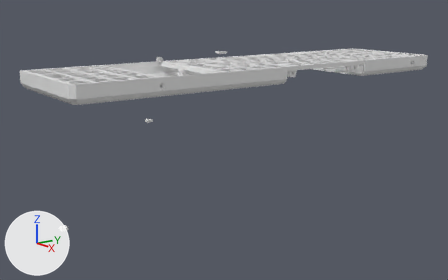
Renders of the Blender file fullsize/fullsize.blend from each side of a commit.
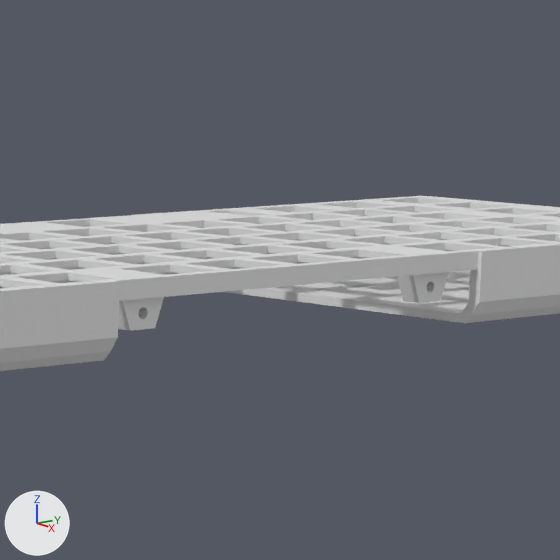
The first picture shows the older version from a camera (50 mm lens) standing at (449.0, -502.0, 76.0) and looking at (-74.0, -127.0, -70.0). The close-ups show both versions on the part from 58% to 85% of the width and 2% to 45% of the height of that picture; other places that the commit changed are outside them. Every picture has the same lights, and +X, +Y and +Z are marked at lower left.

Before the edit, the objects in view are built like this:
```python
me_plane = bpy.data.meshes.new('Plane')
me_plane.from_pydata(...)  # 749 vertices, 650 faces, 4 loose edges; spans x -102.7..10.2, y -161.3..-55.0, z -7.4..3.0
me_plane_016 = bpy.data.meshes.new('Plane.016')
me_plane_016.from_pydata(...)  # 432 vertices, 336 faces; spans x -75.6..39.3, y -326.8..-221.7, z -18.0..-2.0
me_plane_017 = bpy.data.meshes.new('Plane.017')
me_plane_017.from_pydata(...)  # 570 vertices, 442 faces; spans x -75.6..39.3, y -221.7..-116.7, z -18.0..-2.0
ob_case_center_left = bpy.data.objects.new('case center left', me_plane_017)
ob_case_center_left.location = (-18.0, 95.6, 17.5)
ob_case_center_left.scale = (0.99, 0.99, 1.0)
ob_case_center_left.hide_viewport = True
ob_case_center_right = bpy.data.objects.new('case center right', me_plane_016)
ob_case_center_right.location = (-18.0, 95.6, 17.5)
ob_case_center_right.scale = (0.99, 0.99, 1.0)
ob_plate_center = bpy.data.objects.new('plate center', me_plane)
ob_plate_center.location = (9.8, 58.7, 12.5)
ob_plate_center.scale = (0.99, 0.99, 1.0)
# also in view: 'case left' at (-36.0, 32.0, 8.0); 'plate right' at (-36.0, -141.0, 10.0); 'plate left' at (-36.0, 37.0, 10.0)
```
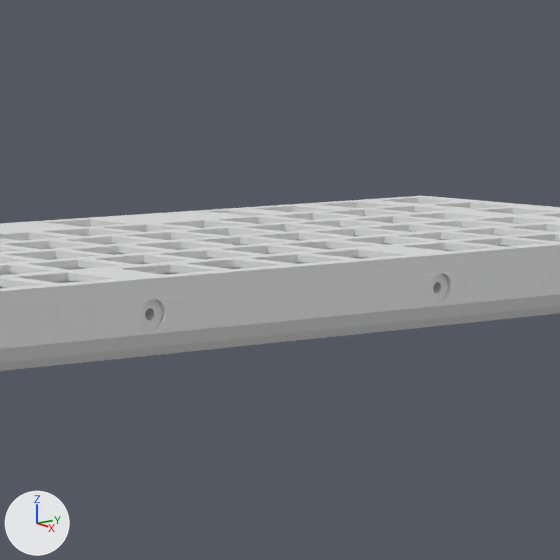
Boxes [x1, y1, x2, y2] around the edits, measured in the close-ups (560 x 560 px):
'case center left', shown: after [0, 215, 482, 360]

What the commit changed:
Object 'case center left' (ob_case_center_left) is now shown.
